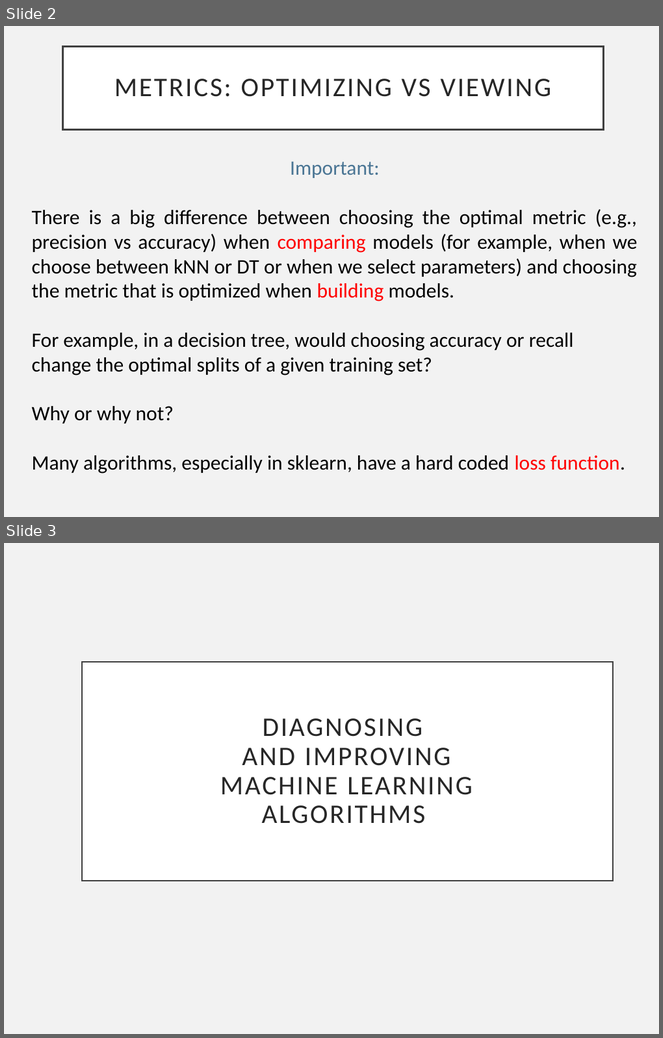
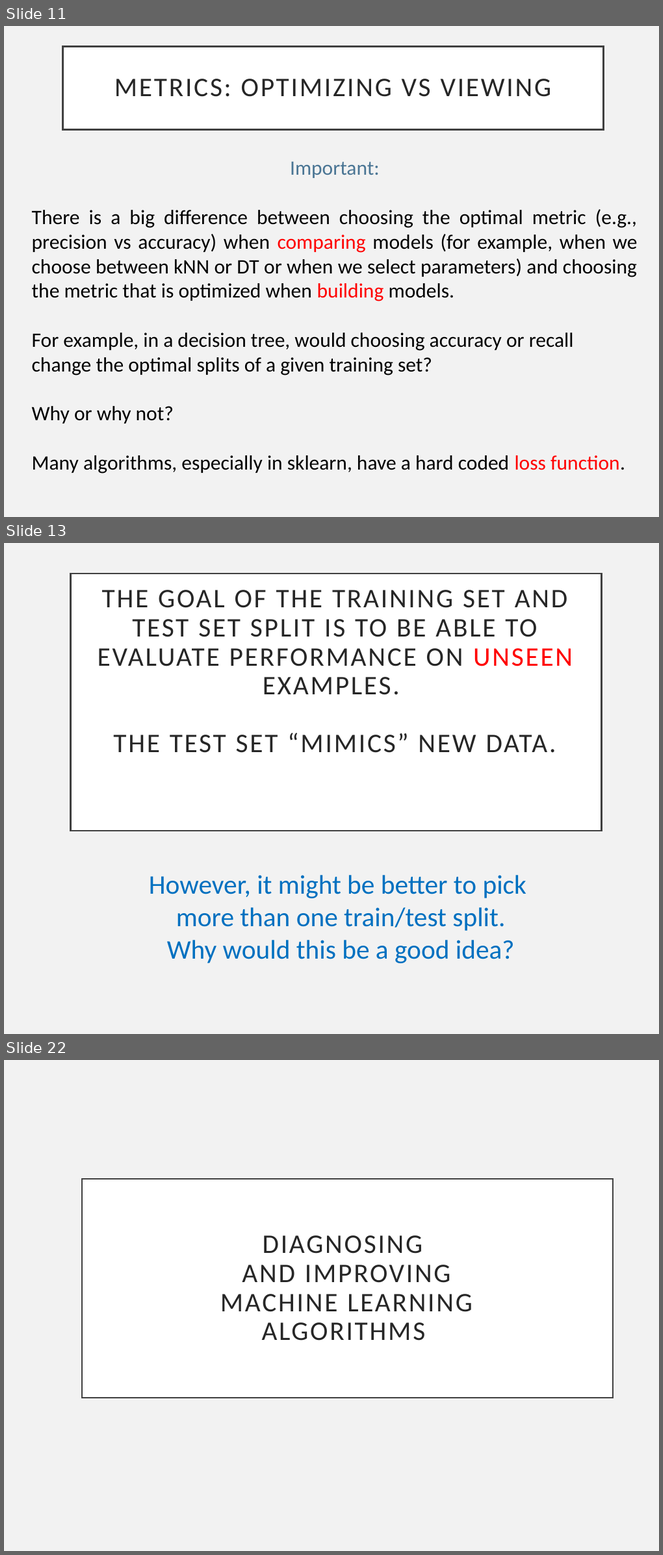
Before and after one commit to VaticanObsSummerSchool2023/lectures, a slide deck: VOSS_Diagnostics.pptx. Shown one above the other, each under a label of ours: slides 2 and 3 before the commit, slides 11, 13 and 22 after it; the slides between them are not shown. The pictures are 663x1038 and 663x1555 pixels, drawn with LibreOffice and Linux fonts; fonts in the diff are those of the drawing. Boxes give left, top, right and bottom in pixels: in the first picture for what was removed or moved away, otherwise in the second. Text is boxed around its words. In the diff, an @@ line names an element or a change of style, - is before the commit and + after.

```diff
--- a/VOSS_Diagnostics.pptx
+++ b/VOSS_Diagnostics.pptx
@@ slide 13 added at (4, 543, 659, 1034), background #F2F2F2 @@
@@ title added at (70, 574, 601, 831), fill #FFFFFF, outline #404040 2.5 pt, 42 pt, text #262626 @@
+THE GOAL OF THE TRAINING SET AND TEST SET SPLIT IS TO BE ABLE TO EVALUATE PERFORMANCE ON UNSEEN EXAMPLES.
+THE TEST SET “MIMICS” NEW DATA.
@@ text added at (149, 875, 527, 964), 42 pt, text #0070C0 @@
+However, it might be better to pick
+more than one train/test split.
+Why would this be a good idea?
@@ what was slide 2 is now slide 11 @@
@@ what was slide 3 is now slide 22 @@
```
Also in this commit, not shown: 18 other slides added, 1 other file.
